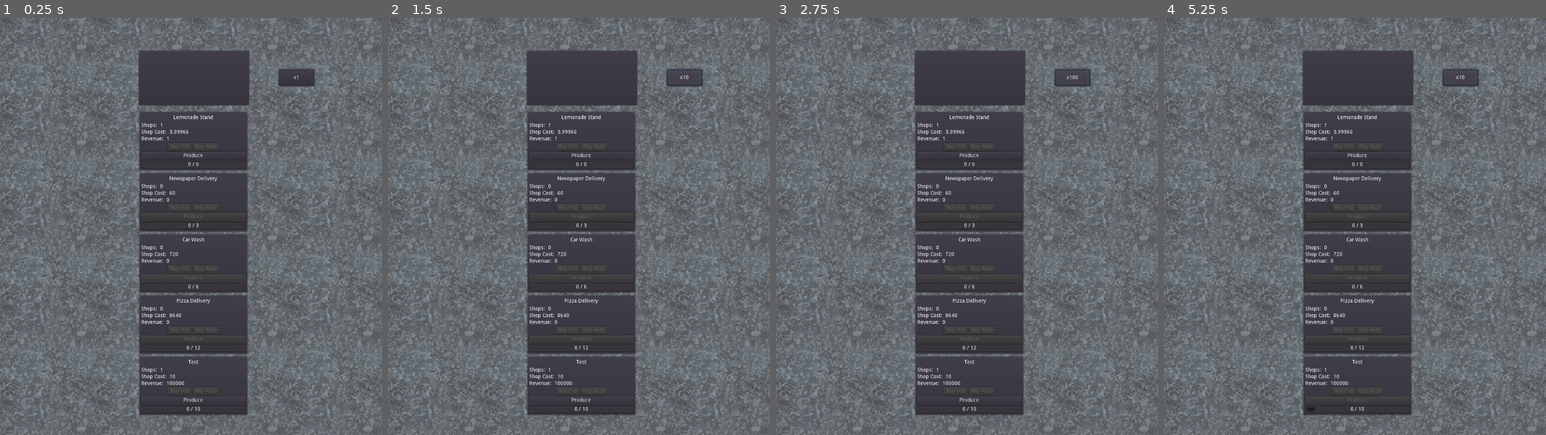
Above: before the commit, frames 1-4 (left to right).
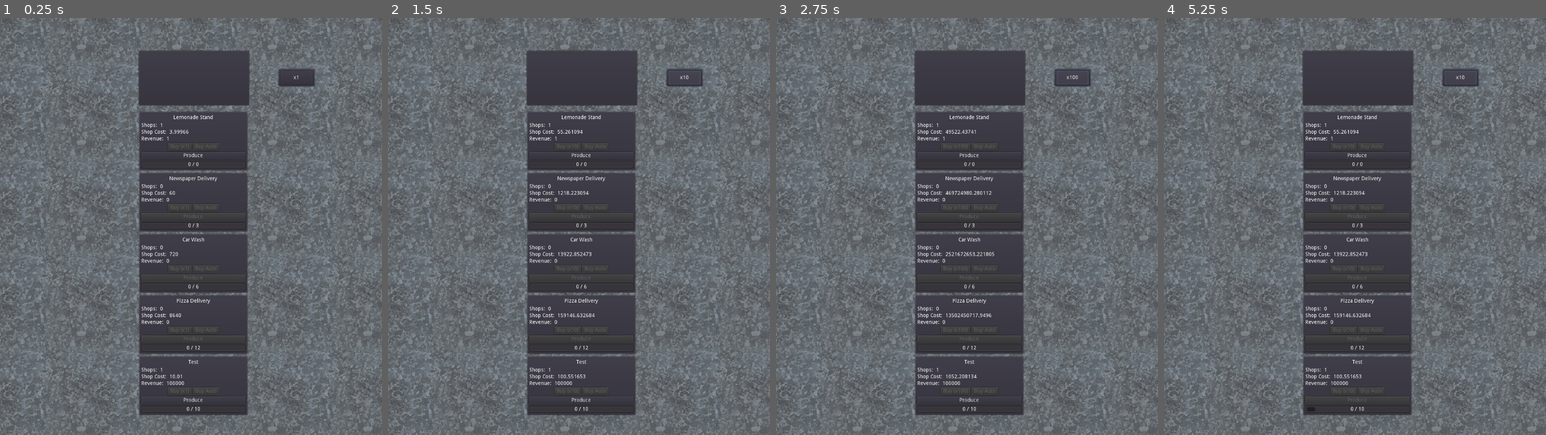
Above: after the commit, the same moments.

Repository: lazygnulf/LazyGnulfProto
Game: Godot game, scene res://Game.tscn
Same seed, same stepped clock (60 frames per second), same inputs: the game is played once before the commit and once after it.
Inputs:
- Up to frame 1 (0.25 s): no input
- Up to frame 2 (1.5 s): click "Produce" at 0.5 s; click "x1" at 1.25 s
- Up to frame 3 (2.75 s): click "x10" at 2 s
- Up to frame 4 (5.25 s): click "x100" at 2.75 s; click "Produce" at 3.5 s; click "Buy Auto" at 4.25 s; click "x1" at 5 s

The runs differ from the first frame. In frame 1, less than 0.1% of the frame differs, in the area x 45-50%, y 30-90%; in frame 2, 0.2%; in frame 3, 0.3%, in the area x 43-58%, y 26-91%; in frame 4, 0.2%.

Commit message:
Implement buy multiplier 1x 10x 100x

Diff:
--- a/Business.gd
+++ b/Business.gd
@@ -14,10 +14,6 @@
 export (int) var prod_time = 0
 export (float) var revenue = 0.0
 export (float) var auto_cost
-
-
-
-
 
 var num_shops: int = 0
 var in_production: bool = false
@@ -58,9 +54,22 @@
 	_update_ui()
 
 
-# compute cost of next shop purchase according to current buy multiplier
+# compute cost of next shops purchase according to current buy multiplier
 func next_purchase_cost() -> float:
-	return base_cost * pow(cost_factor, num_shops)
+	# cost of the next single shop
+	var current_cost: float = base_cost * pow(cost_factor, num_shops)
+
+	var num_shops_to_purchase: int = 1
+	match Bank.buy_multiplier:
+		Bank.BuyMultiplier.BUY_1:
+			num_shops_to_purchase = 1
+		Bank.BuyMultiplier.BUY_10:
+			num_shops_to_purchase = 10
+		Bank.BuyMultiplier.BUY_100:
+			num_shops_to_purchase = 100
+
+	# compute cost using the geometric series formula
+	return current_cost * (1.0-pow(cost_factor, num_shops_to_purchase)) / (1.0-cost_factor)
 
 
 func next_revenue() -> float:
@@ -81,12 +90,17 @@
 
 
 func _get_buy_shops_text() -> String:
-	var text = "Buy (1x)"
+	var text: String = "Buy (x"
+	match Bank.buy_multiplier:
+		Bank.BuyMultiplier.BUY_1:
+			text += "1"
+		Bank.BuyMultiplier.BUY_10:
+			text += "10"
+		Bank.BuyMultiplier.BUY_100:
+			text += "100"
+	text += ")"
+
 	return text
-
-
-func _on_balance_changed(new_balance: float) -> void:
-	_update_ui()
 
 
 func _on_system_ticked(delta: int) -> void:
@@ -101,9 +115,20 @@
 			production_progress = 0
 		_update_ui()
 
+
+func _on_balance_changed(new_balance: float) -> void:
+	_update_ui()
+
+
 func on_buy_shops_pressed() -> void:
 	if Bank.withdraw(next_purchase_cost()):
-		num_shops += 1
+		match Bank.buy_multiplier:
+			Bank.BuyMultiplier.BUY_1:
+				num_shops += 1
+			Bank.BuyMultiplier.BUY_10:
+				num_shops += 10
+			Bank.BuyMultiplier.BUY_100:
+				num_shops += 100
 		_update_ui()
 
 
--- a/Business.tscn
+++ b/Business.tscn
@@ -108,7 +108,7 @@
 margin_right = 99.0
 margin_bottom = 20.0
 size_flags_horizontal = 4
-text = "Buy Shop"
+text = "Buy (x ...)"
 
 [node name="BuyAuto" type="Button" parent="VBox/HBox4"]
 margin_left = 103.0
--- a/Shops.tscn
+++ b/Shops.tscn
@@ -85,7 +85,7 @@
 business_name = "Test"
 initial_num_shops = 1
 base_cost = 10.0
-cost_factor = 1.0
+cost_factor = 1.001
 prod_time = 10000
 revenue = 100000.0
 auto_cost = 1.129
